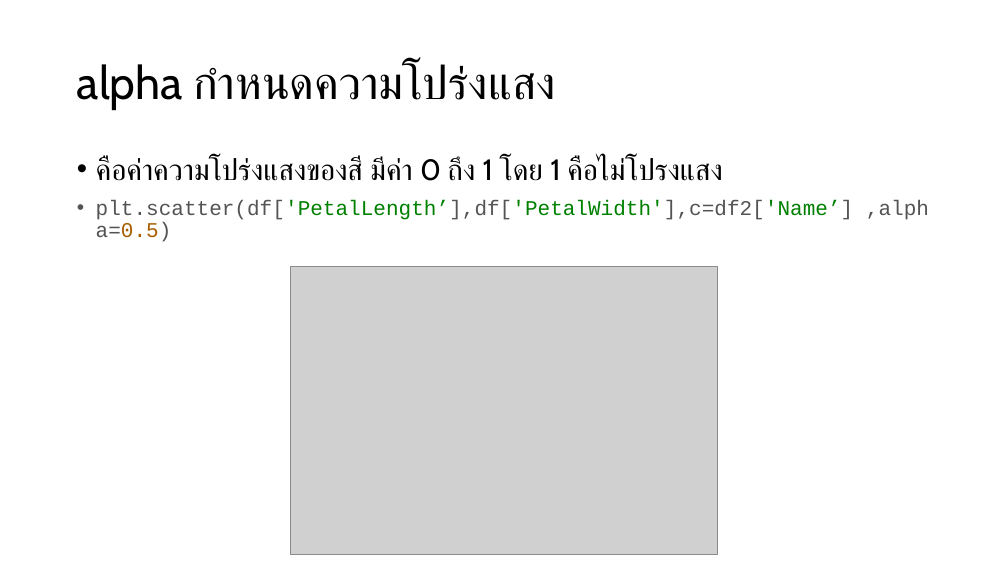
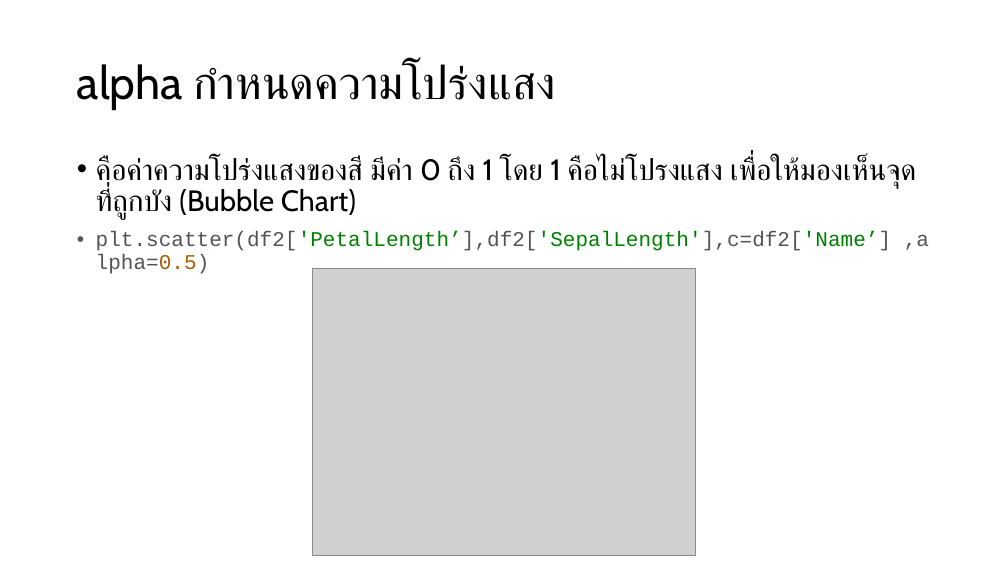
Before and after one commit to tohnperfect/Course-DS-Programming-and-Data-Viz, a slide deck: slide 8 of PPT/Class period 12.pptx. Drawn at 1008x567 pixels with LibreOffice and Linux fonts; fonts in the diff are those of the drawing; grey boxes stand for pictures. Boxes give left, top, right and bottom in pixels: in the first picture for what was removed or moved away, otherwise in the second. Text is boxed around its words. In the diff, an @@ line names an element or a change of style, - is before the commit and + after.

```diff
--- a/PPT/Class period 12.pptx
+++ b/PPT/Class period 12.pptx
@@ text at bbox=[96, 157, 916, 274]: text changed; size 20 to 28 pt; font Courier New to Cabin @@
-• คือค่าความโปร่งแสงของสี มีค่า 0 ถึง 1 โดย 1 คือไม่โปรงแสง
-• plt.scatter(df['PetalLength’],df['PetalWidth'],c=df2['Name’] ,alpha=0.5)
+• คือค่าความโปร่งแสงของสี มีค่า 0 ถึง 1 โดย 1 คือไม่โปรงแสง เพื่อให้มองเห็นจุดที่ถูกบัง (Bubble Chart)
+• plt.scatter(df2['PetalLength’],df2['SepalLength'],c=df2['Name’] ,alpha=0.5)
@@ picture: place and size @@
-picture at bbox=[291, 267, 718, 555]
+picture at bbox=[312, 268, 695, 556]
```
Also in this commit, not shown: 4 other slides changed, 4 other files.
